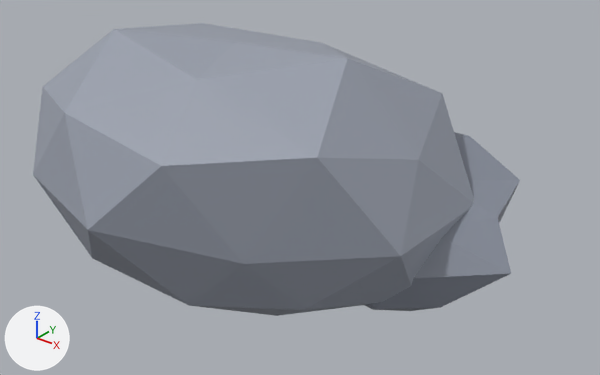
Two versions of the Blender file assets/models/rock.blend, one commit apart.
One viewpoint serves both versions: a 50 mm lens placed at (4.47, -4.76, 3.74), pointed at (0.54, 0.15, 0.7). Arrows for +X, +Y and +Z are at lower left; the lights stay in place. The first picture is the older version.
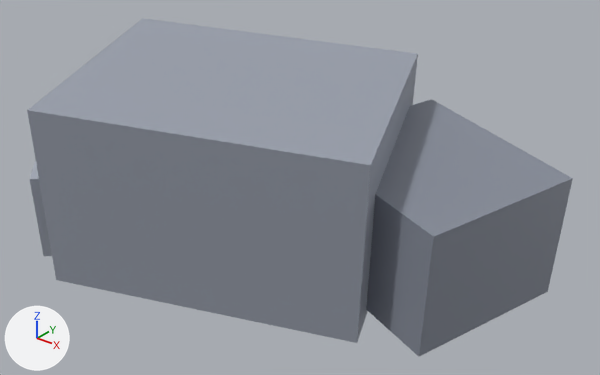
Pixel boxes [x1, y1, x2, y2] of what changed, in the pictures (600 x 375 px):
'Icosphere', reshaped (11% narrower, 11% taller)
    before: [33, 23, 474, 316]
    after: [27, 18, 418, 343]
'Icosphere.001', reshaped (33% wider, 43% taller)
    before: [365, 132, 520, 311]
    after: [366, 99, 573, 356]
'Cube.002', added
    after: [30, 159, 52, 256]

Patch to the scene script:
```diff
--- a/assets/models/rock.blend.py
+++ b/assets/models/rock.blend.py
@@ mat_a9afbb @@
+mat_a9afbb = principled_material('#a9afbb')
+mat_a9afbb.base_color = (0.397, 0.429, 0.497)  # grey #a9afbb
@@ me_icosphere @@
 # used by ob_icosphere; location = (0.0, 0.0, 0.0)
-me_icosphere.from_pydata(...)  # 42 vertices, 80 faces; spans x -1.88..1.98, y -1.61..1.35, z -0.37..1.96
+me_icosphere.from_pydata(...)  # 8 vertices, 6 faces; spans x -1.65..1.65, y -1.48..1.48, z -0.16..1.76
+# me_icosphere part 1: the whole mesh is rebuilt
 me_icosphere.materials.append(mat_9aa0ad)
@@ me_icosphere_001 @@
 # used by ob_icosphere_001; location = (0.0, 0.0, 0.0)
-me_icosphere_001.from_pydata(...)  # 42 vertices, 80 faces; spans x 0.52..2.43, y -0.36..1.37, z -0.22..1.22
+me_icosphere_001.from_pydata(...)  # 8 vertices, 6 faces; spans x 0.49..2.51, y -0.34..1.54, z -0.11..1.21
+# me_icosphere_001 part 2: the whole mesh is rebuilt
 me_icosphere_001.materials.append(mat_868c99)
@@ me_cube_002 @@
+me_cube_002.from_pydata([(-1.32, -1.177, -0.048), (-1.263, -1.233, 0.748), (-2.034, -0.484, 0.052), (-1.977, -0.54, 0.848), (-0.623, -0.46, -0.048), (-0.566, -0.516, 0.748), (-1.337, 0.233, 0.052), (-1.28, 0.177, 0.848)], [], [(0, 1, 3, 2), (2, 3, 7, 6), (6, 7, 5, 4), (4, 5, 1, 0), (2, 6, 4, 0), (7, 3, 1, 5)])
+me_cube_002.materials.append(mat_a9afbb)  # grey #a9afbb
@@ ob_cube_002 @@
+ob_cube_002 = bpy.data.objects.new('Cube.002', me_cube_002)
+ob_cube_002.location = (0.0, 0.0, 0.0)
```
